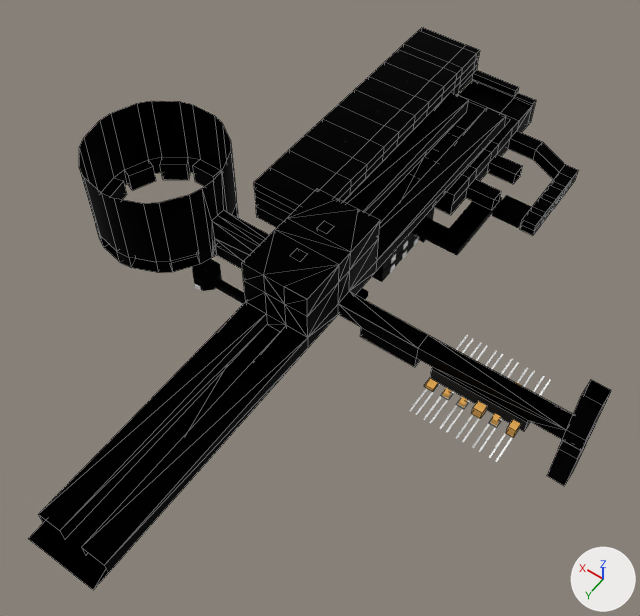
A saved change to the FBX model Assets/Models/Places/base corridors.fbx.
The view is the same before and after, from a 50 mm camera at (-36.0, 272.0, 408.0) aimed at (155.0, 5.0, -12.0). Every picture has the same lights, and +X, +Y and +Z are marked at lower right. Mesh edges are drawn as thin lines on the coarser meshes. Where no turn or scale is listed for an object, it has been applied to the vertices.

Script lines for the objects in view, before the commit:
```python
me_base_corridors_001 = bpy.data.meshes.new('Base corridors.001')
me_base_corridors_001.from_pydata(...)  # 178 vertices, 215 faces; spans x -15.0..182.0, y -200.0..210.0, z -39.0..45.0
# faces by material slot: [212, 3]
me_base_corridors_001.materials.append(mat_tube)  # black #000000
me_base_corridors_001.materials.append(mat_black)  # black #000000
me_base_corridors_002 = bpy.data.meshes.new('Base corridors.002')
me_base_corridors_002.from_pydata(...)  # 464 vertices, 439 faces; spans x 83.0..320.0, y -229.0..50.0, z -29.0..52.0
me_base_corridors_002.materials.append(mat_tube)  # black #000000
me_площина = bpy.data.meshes.new('Площина')
me_площина.from_pydata(...)  # 428 vertices, 492 faces; spans x -56.0..108.0, y -59.0..114.0, z -23.0..17.0
me_площина.materials.append(mat_tube)  # black #000000
ob_base_corridors_1 = bpy.data.objects.new('Base corridors 1', me_base_corridors_002)
ob_base_corridors_1.location = (0.0, 0.0, 0.0)
ob_base_corridors_2 = bpy.data.objects.new('Base corridors 2', me_base_corridors_001)
ob_base_corridors_2.location = (0.0, 0.0, 0.0)
ob_площина = bpy.data.objects.new('Площина', me_площина)
ob_площина.location = (148.5, -99.4, -36.1)
```
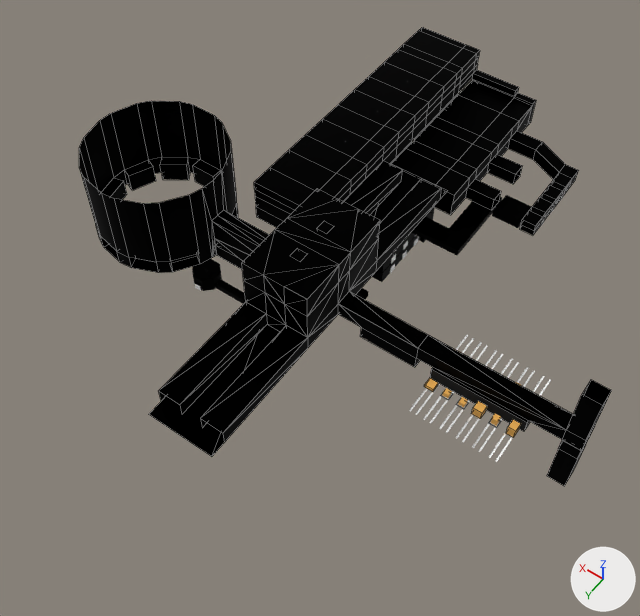
What changed in the scene script:
```text
Change me_base_corridors_001:
    where me_base_corridors_001.from_pydata(...)  # 178 vertices, 215 faces; spans x -15.0..182.0, y -200.0..210.0, z -39.0..45.0
    used by ob_base_corridors_2; location = (0.0, 0.0, 0.0)
    me_base_corridors_001 part 1: all 12 vertices in x 138.0..182.0, y -200.0..-181.0, z 1.0..11.0 are moved by (0.0, 86.0, 0.0)
    me_base_corridors_001 part 2: all 10 vertices in x 138.0..182.0, y 200.0..210.0, z 1.0..11.0 are moved by (0.0, -86.0, 0.0)
```

Pixel boxes (x1, y1, x2, y2) of what changed, in the pictures (640 x 616 px; the box of a moved part takes in the faces that stretch with it):
'Base corridors 2', reshaped (21% narrower, 35% shorter)
    before: (28, 92, 612, 590)
    after: (149, 161, 612, 486)
part 1 of me_base_corridors_001, moved or reshaped
    before: (344, 92, 510, 271)
    after: (344, 161, 447, 271)
part 2 of me_base_corridors_001, moved or reshaped
    before: (28, 302, 308, 590)
    after: (149, 302, 308, 456)
